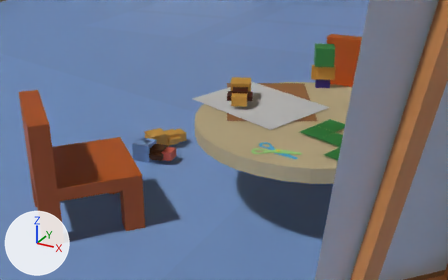
Before and after pictures for a commit that changed the glTF model client/public/model/decor.glb.
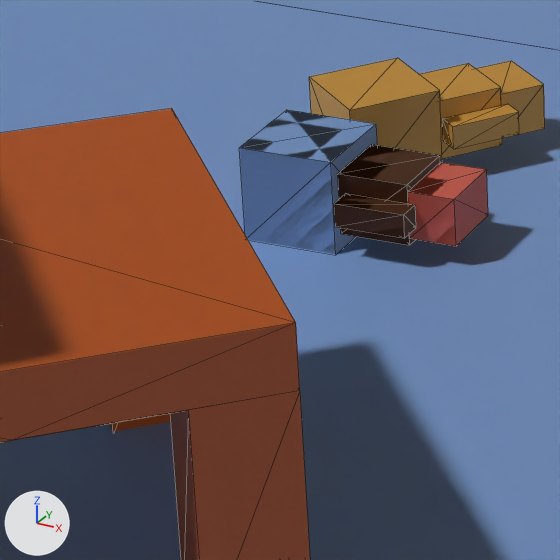
Old and new are each drawn from a 50 mm lens placed at (34.2, -92.0, 40.2), pointed at (-19.7, 5.9, -8.7) and again close up on the part from 20% to 42% of the width and 42% to 78% of the height. Lighting does not change. The marker at lower left points along +X, +Y and +Z. The close-ups show mesh edges as thin lines. Where no turn or scale is listed for an object, it has been applied to the vertices. Vertices at the same position are counted once.

In view in the first close-up: 'Child chair', 'House', 'Toy Cube.004', 'Toy Cube.005'.
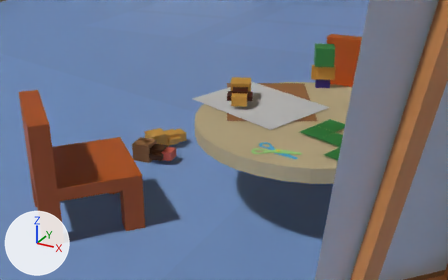
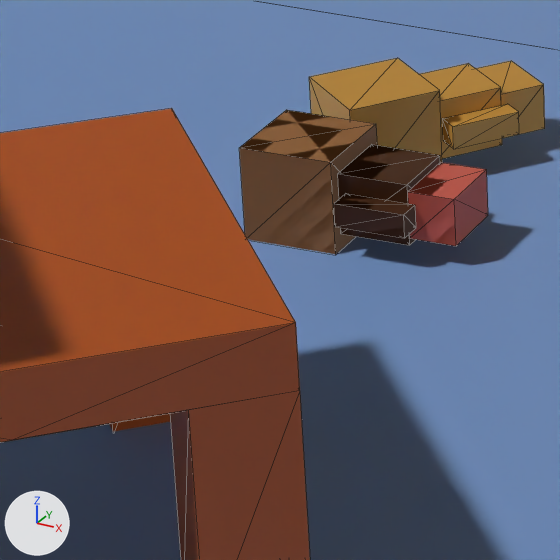
Boxes (x1, y1, x2, y2) around the edits, measured in the close-ups (560 x 560 px):
```json
{"part": 1, "of": "me_cube_009", "change": "recoloured", "before": [239, 110, 377, 254], "after": [239, 110, 377, 254], "on screen": "blue to brown"}
```

The change, as JSON lines over the scene's bpy script:
```json
{"block": "me_cube_009", "where": "me_cube_009.from_pydata(...)  # 40 vertices, 60 faces; spans x -7.22..1.06, y -2.78..2.09, z -1.76..1.76"}
{"block": "me_cube_009", "where": "# used by ob_toy_cube_004; location = (-27.99, -1.05, -10.79)"}
{"block": "me_cube_009", "change": "me_cube_009 part 1: all 12 faces that had it switch from mat_floorlight (blue #8cb3ed) to mat_flower_pot (brown #ad7647)"}
```
